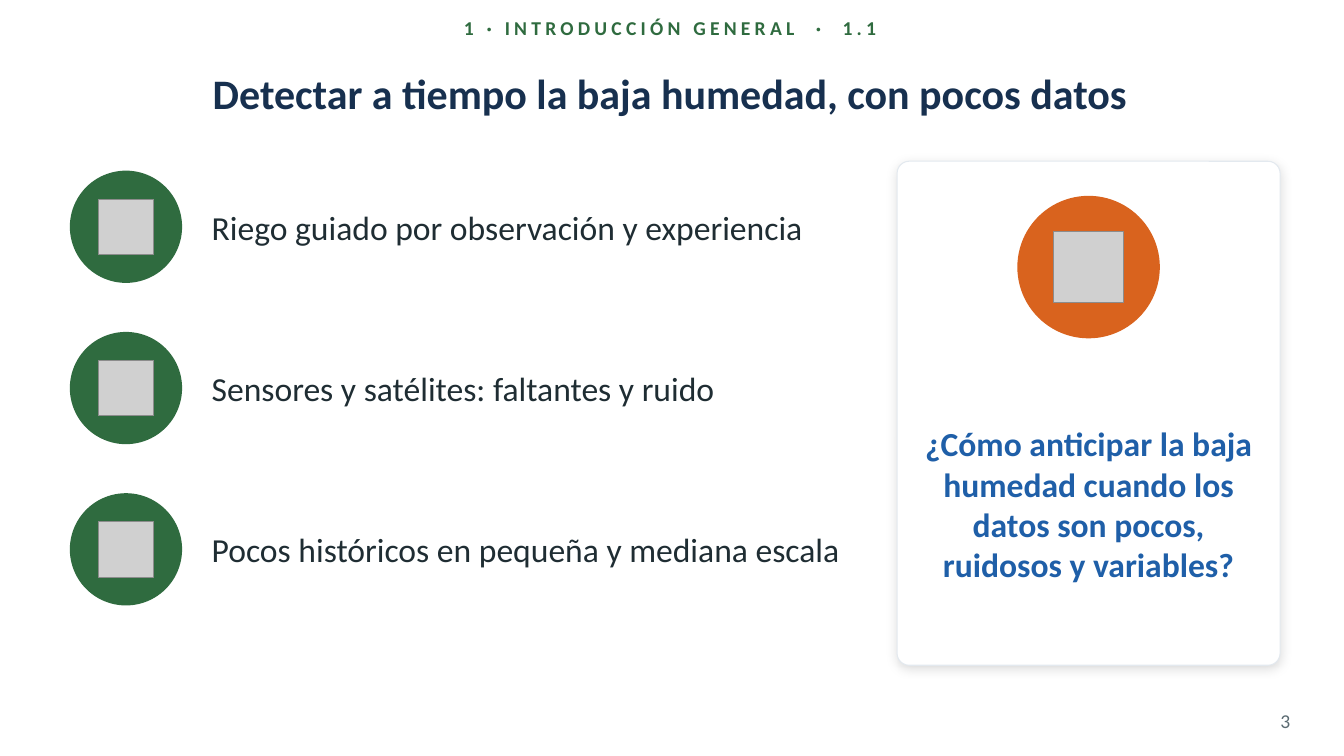
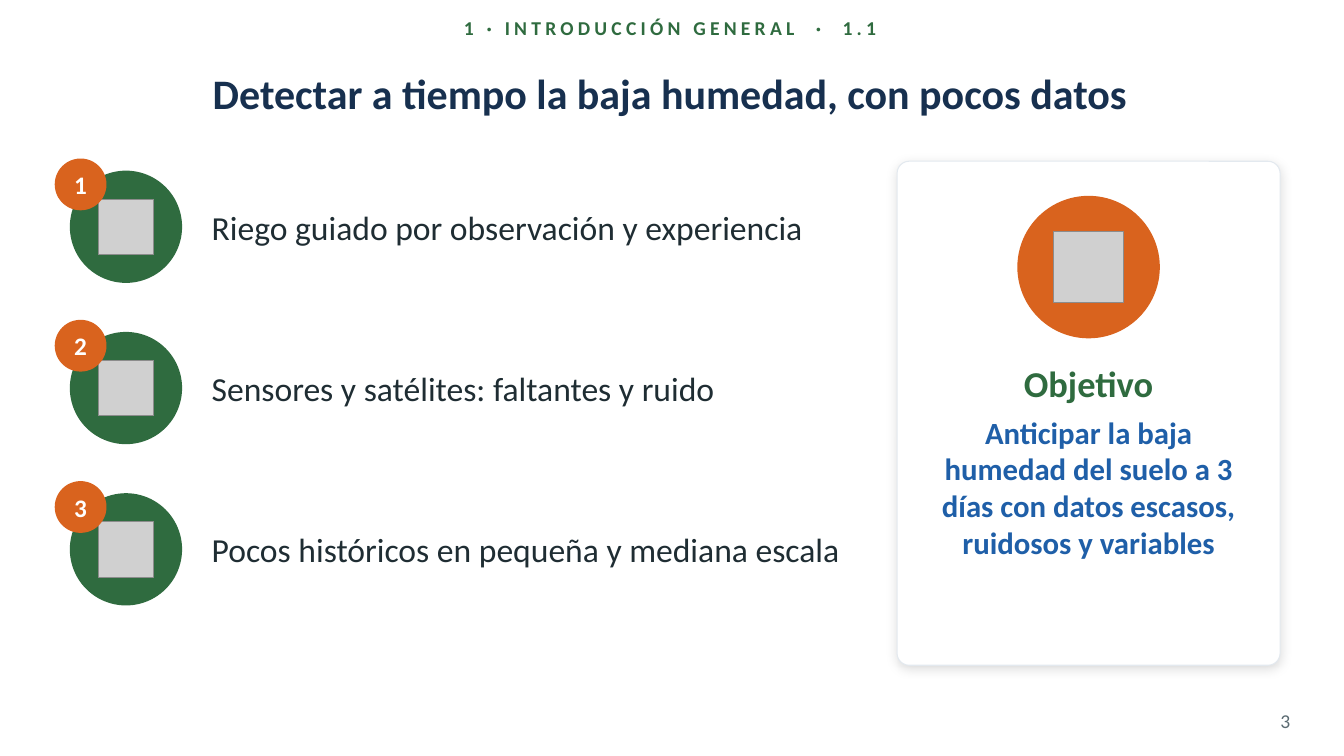
Before and after one commit to gusjrivas/AAI_Hydric_Stress, a slide deck: slide 3 of presentacion/Defensa_Rivas_v5.pptx. Drawn at 1344x756 pixels with LibreOffice and Linux fonts; fonts in the diff are those of the drawing; grey boxes stand for pictures; background and template pictures are left out. Boxes give left, top, right and bottom in pixels: in the first picture for what was removed or moved away, otherwise in the second. Text is boxed around its words. In the diff, an @@ line names an element or a change of style, - is before the commit and + after.

```diff
--- a/presentacion/Defensa_Rivas_v5.pptx
+++ b/presentacion/Defensa_Rivas_v5.pptx
@@ ellipse added at (x1=55, y1=159, x2=106, y2=210), fill #D9631E, outline #D9631E 1 pt @@
@@ text added at (x1=74, y1=177, x2=87, y2=194), 18 pt, text #FFFFFF, bold @@
+1
@@ ellipse added at (x1=55, y1=321, x2=106, y2=371), fill #D9631E, outline #D9631E 1 pt @@
@@ text added at (x1=74, y1=338, x2=87, y2=355), 18 pt, text #FFFFFF, bold @@
+2
@@ text added at (x1=1024, y1=371, x2=1153, y2=403), 26 pt, text #2F6B3F, bold @@
+Objetivo
@@ text "Anticipar la baja humedad del ..." at (x1=942, y1=422, x2=1235, y2=559): vertical alignment middle to top @@
@@ text at (x1=942, y1=422, x2=1235, y2=559): text changed; size 24 to 22 pt @@
-¿Cómo anticipar la baja humedad cuando los datos son pocos, ruidosos y variables?
+Anticipar la baja humedad del suelo a 3 días con datos escasos, ruidosos y variables
@@ ellipse added at (x1=55, y1=482, x2=106, y2=532), fill #D9631E, outline #D9631E 1 pt @@
@@ text added at (x1=74, y1=500, x2=87, y2=517), 18 pt, text #FFFFFF, bold @@
+3
```
Also in this commit, not shown: 7 other slides changed, 2 other files.
